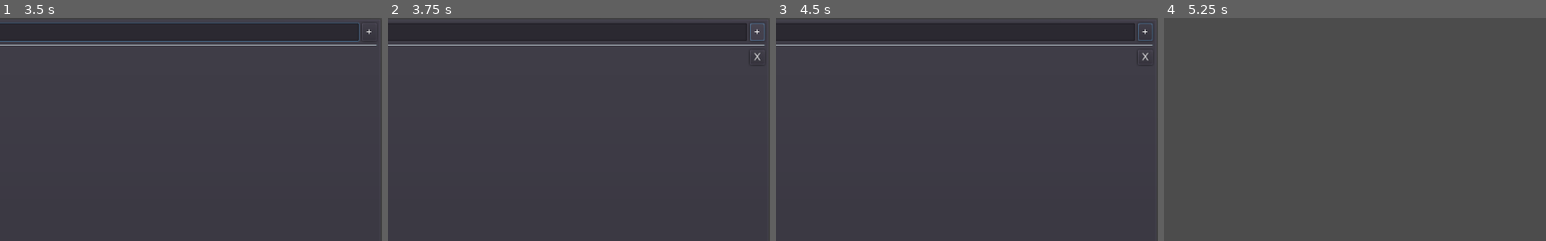
Above: before the commit, frames 1-4 (left to right).
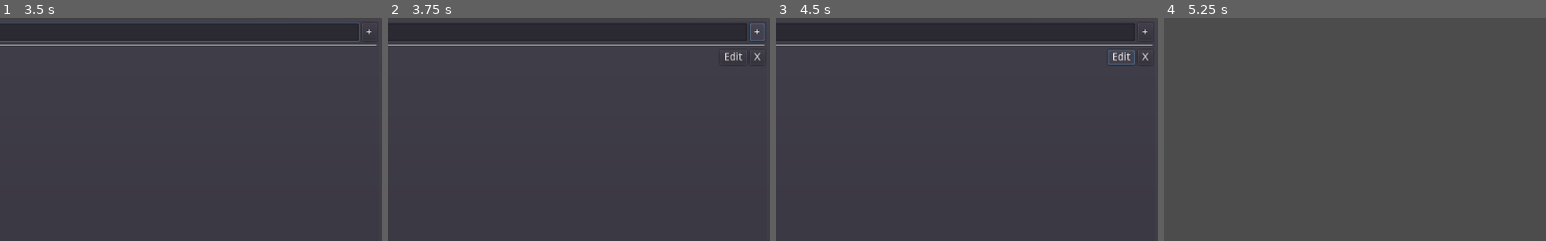
Above: after the commit, the same moments.

Repository: Reneator/Godot-Online-Bingo
Game: Godot game, scene res://Main_Menu.tscn
Same seed, same stepped clock (60 frames per second), same inputs: the game is played once before the commit and once after it.
Inputs (mouse positions are % of the whole screen's width and height, from its top left):
- Up to frame 1 (3.5 s): click (8, 2) at 0.52 s; type "Alex" at 0.6 s; click "Create Game" at 1.25 s; click "Edit List" at 2 s; click (49, 3) at 2.77 s; type "Alex" at 2.85 s
- Up to frame 2 (3.75 s): click "+" at 3.5 s
- Up to frame 3 (4.5 s): click (95, 9) at 4.25 s, where only the run after the commit has a clickable "Edit"
- Up to frame 4 (5.25 s): click "Ok" at 5 s
The pictures show only the part of the screen within x 50-100%, y 0-50%; the shares and areas given below are measured in that part.

Frame 1 is identical in both runs. In frame 2, less than 0.1% of the frame differs, in the area x 88-93%, y 15-20%; in frame 3, 0.3%, in the area x 87-99%, y 2-21%; in frame 4, nothing differs.
Error after the commit: Unable to iterate on object of type 'Nil'. (res://Entry_Editor/Bingo_Listen_Editor.gd:12)

Commit message:
List_Editor: Added Edit functionality
also simplified the way the entries are being stored (now the entry-entitties themselves hold the text, instead of the text also being saved to an array)

Diff:
--- /dev/null
+++ b/Bingo_Generator.tscn
@@ -0,0 +1,8 @@
+[gd_scene format=2]
+
+[node name="Bingo_Generator" type="Control"]
+anchor_right = 1.0
+anchor_bottom = 1.0
+__meta__ = {
+"_edit_use_anchors_": false
+}
--- a/Entry_Editor/Bingo_Listen_Editor.gd
+++ b/Entry_Editor/Bingo_Listen_Editor.gd
@@ -3,26 +3,25 @@
 
 export (PackedScene) var List_Element
 
-var entries = []
+var edit_entry : List_Entry #if this value is set the input line instead edits the line_entry
 
 func _ready():
 	load_state()
 
 func initialize(_entries):
-	entries = _entries
-	if not entries:
-		entries = []
-	for entry in entries:
+	for entry in _entries:
 		create_entry(entry)
 
 func create_entry(text):
 	var entry = List_Element.instance()
 	entry.connect("removed", self, "on_entry_removed")
+	entry.connect("edit", self, "on_entry_edit")
 	entry.text = text
 	$VBoxContainer/Entries.add_child(entry)
 
-func on_entry_removed(text):
-	entries.remove(text)
+func on_entry_edit(entry : List_Entry):
+	edit_entry = entry
+	$VBoxContainer/HBoxContainer/LineEdit.text = entry.text
 
 func _on_Button_pressed():
 	clear_error()
@@ -33,16 +32,29 @@
 	var valid = valid_text(text)
 	if not valid:
 		return
-	entries.append(text)
 	create_entry(text)
 
 func valid_text(text):
 	if text == "" or not text:
 		return false
-	if entries.has(text):
+	if has_text(text):
 		return false
 
 	return true
+
+func get_entries():
+	return $VBoxContainer/Entries.get_children()
+
+func get_entries_as_strings():
+	var entries = []
+	for child in get_entries():
+		entries.append(child.text)
+	return entries
+
+func has_text(text):
+	for child in get_entries():
+		if child.text == text:
+			return true
 
 func clear_error():
 	$VBoxContainer/Error_Label.clear()
@@ -51,14 +63,20 @@
 	$VBoxContainer/Error_Label.print_error(text)
 
 func _on_LineEdit_text_entered(new_text):
-	process_text(new_text)
+	$VBoxContainer/HBoxContainer/LineEdit.text = ""
+	if edit_entry:
+		edit_entry = null
+	else:
+		process_text(new_text)
 
+func _on_LineEdit_text_changed(new_text):
+	if edit_entry:
+		edit_entry.text = new_text
 
 func _on_OK_Button_pressed():
 	save()
 	Global.save()
 	get_tree().change_scene_to(Scenes.create_lobby_screen)
-
 
 func _on_Import_Button_pressed():
 	pass # Replace with function body.
@@ -68,7 +86,7 @@
 	pass # Replace with function body.
 
 func save():
-	Global.entries = entries
+	Global.entries = get_entries_as_strings()
 
 func load_state():
 	var entries_list = Global.entries
--- a/Entry_Editor/Bingo_Listen_Editor.tscn
+++ b/Entry_Editor/Bingo_Listen_Editor.tscn
@@ -90,6 +90,7 @@
 margin_right = 976.0
 margin_bottom = 20.0
 text = "Export"
+[connection signal="text_changed" from="VBoxContainer/HBoxContainer/LineEdit" to="." method="_on_LineEdit_text_changed"]
 [connection signal="text_entered" from="VBoxContainer/HBoxContainer/LineEdit" to="." method="_on_LineEdit_text_entered"]
 [connection signal="pressed" from="VBoxContainer/HBoxContainer/Button" to="." method="_on_Button_pressed"]
 [connection signal="pressed" from="VBoxContainer/HBoxContainer2/OK_Button" to="." method="_on_OK_Button_pressed"]
--- a/Entry_Editor/List_Entry.gd
+++ b/Entry_Editor/List_Entry.gd
@@ -1,8 +1,14 @@
 extends HBoxContainer
+class_name List_Entry
 
-var text
+var text setget set_text
 
 signal removed(text)
+signal edit(list_entry) #self
+
+func set_text(_text):
+	text = _text
+	$Label.text = text
 
 func _ready():
 	$Label.text = text
@@ -10,3 +16,6 @@
 func _on_Button_pressed():
 	emit_signal("removed", text)
 	queue_free()
+
+func _on_Edit_Button_pressed():
+	emit_signal("edit", self)
--- a/Entry_Editor/List_Entry.tscn
+++ b/Entry_Editor/List_Entry.tscn
@@ -12,14 +12,21 @@
 
 [node name="Label" type="Label" parent="."]
 margin_top = 3.0
-margin_right = 1000.0
+margin_right = 960.0
 margin_bottom = 17.0
 size_flags_horizontal = 3
 text = "List_Entry_Label"
 
-[node name="Button" type="Button" parent="."]
+[node name="Edit_Button" type="Button" parent="."]
+margin_left = 964.0
+margin_right = 1000.0
+margin_bottom = 20.0
+text = "Edit"
+
+[node name="Delete_Button" type="Button" parent="."]
 margin_left = 1004.0
 margin_right = 1024.0
 margin_bottom = 20.0
 text = "X"
-[connection signal="pressed" from="Button" to="." method="_on_Button_pressed"]
+[connection signal="pressed" from="Edit_Button" to="." method="_on_Edit_Button_pressed"]
+[connection signal="pressed" from="Delete_Button" to="." method="_on_Button_pressed"]
--- a/project.godot
+++ b/project.godot
@@ -14,6 +14,11 @@
 "language": "GDScript",
 "path": "res://Dice_Roller.gd"
 }, {
+"base": "HBoxContainer",
+"class": "List_Entry",
+"language": "GDScript",
+"path": "res://Entry_Editor/List_Entry.gd"
+}, {
 "base": "Reference",
 "class": "Session",
 "language": "GDScript",
@@ -26,6 +31,7 @@
 } ]
 _global_script_class_icons={
 "Dice_Roller": "",
+"List_Entry": "",
 "Session": "",
 "Session_Manager": ""
 }
